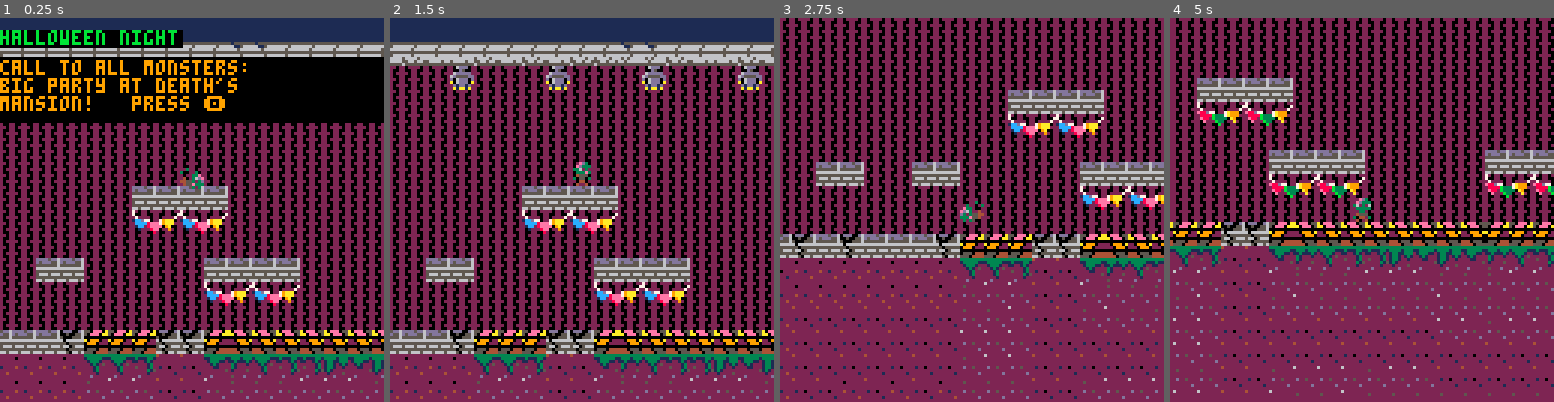
Above: before the commit, frames 1-4 (left to right).
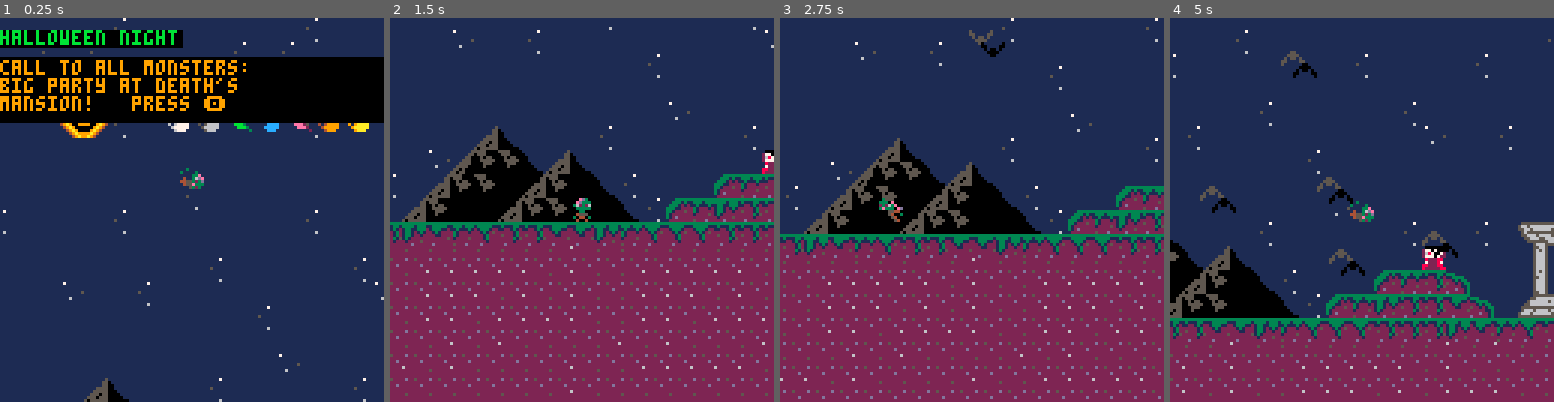
Above: after the commit, the same moments.

Repository: annatehiva/Pico8-game_project
Game: PICO-8 cartridge haunted_manor.p8
The game is run twice, just before and just after one commit, with the same random seed, the same clock (stepped at 60 frames per second) and the same inputs.
Inputs:
- Up to frame 1 (0.25 s): no input
- Up to frame 2 (1.5 s): tap O (Z key) at 0.33, 0.7, 1.43 s; tap X (X key) at 1.07 s
- Up to frame 3 (2.75 s): hold Left 1.97-2.37 s; tap X (X key) at 2.07, 2.4, 2.73 s; tap O (Z key) at 2.22 s
- Up to frame 4 (5 s): hold Right 2.87-3.53 s; tap X (X key) every 0.33 s from 3.07 to 4.73 s; tap O (Z key) at 3.1, 3.98, 4.87 s; hold Up 3.58-4.08 s; hold Right 4.13-4.53 s

The runs differ from the first frame. In frame 1, 75% of the frame differs, in the area x 0-100%, y 0-100%; in frame 2, 68%; in frame 3, 65%; in frame 4, 80%, in the area x 0-100%, y 0-99%.

Commit message:
Version avec nombreuses musiques

Diff:
--- a/haunted_manor.p8
+++ b/haunted_manor.p8
@@ -6,7 +6,7 @@
 function _init()
 	player={
 			sp=1,
-			x=800,
+			x=64,
 			y=15,
 			w=8,
 			h=8,
@@ -282,6 +282,7 @@
 		if player.y>240 and player.x<928 then
 			player.x=15
 			player.y=15
+			music(00,-1)--reload music to the start
 		end
 end
 
@@ -619,20 +620,20 @@
 5959595959595959595959595959595959595959595959595959595959595959595959595959c059c05959595959c059c059595959595959c059576e2e2e2e6e2e2e2e6e2e2e2e6e2e2e2e6e2e2e2e6e2e2e2e6e2e2e2e6e2e2e2e6e2e2e2e6e2e2e2e6e2e2e2e6e2e2e2e6e2e2e2e2e2e2e2e6e2e2e6e2e2e2e6e2e2e2e6e58
 c059595959595959c059595959595959c05959c059595959595959c059595959595959c059595959595959595959595959595959595959595959572e2e2e2e2e2e2e2e2e2e2e2e2e2e2e2e2e2e2e2e2e2e2e2e2e2e2e2e2e2e2e2e2e2e2e2e2e2e2e2e2e2e2e2e2e2e2e2e2e2e2e2e2e2e2e2e2e2e2e2e2e2e2e2e2e2e2e2e58
 5959595959c059595959595959c059595959595959595959c059595959595959c05959595959595959595959c05959595959c0595959c0595959672e2e2e2e2e2e2e2e898a2e2e2e2e2e898a2e2e2e2e2e2e2e2e2e2e2e2e2e2e2e2e2e2e2e2e2e2e2e2e2e2e2e2e2e2e2e2e2e2e2e2e2e2e2e2e2e2e2e2e2e2e2e2e2e2e2e58
-595959595959595959595959595959595959595959595959595959595959595959595959c059c05959595959c059c05959595959595959595959572e2e2e2e2e2e2e2e999a2e2e2e2e2e999a2e2e2e2e2e2e2e2e2e2e2e2e2e2e2e2e2e2e2e2e2e2e2e2e2e2e2e2e2e2e2e2e2e2e2e2e2e2e2e2e2e2e2e2e2e2e2e2e2e2e2e58
-59595959595959595959595959595959595959595959595959595959595959595959595959595959595959595959595959595959c05959c05959672e2e2e2e2e2e2e2ea9aa2e2e2e2e2ea9aa2e2e2e2e2e2e2e2e2e2e2e2e2e2e2e2e2e2e2e2e2e2e2e2e2e2e2e2e2e2e2e2e2e2e2e2e2e2e2e2e2e2e2e2e2e2e2e2e2e2e2e58
-5959595959595959c0595959595959595959595959c0595959595959595959595959c059595959595959c0595959595959595959595959595959672e2e2e2e2e2e2e2eb9ba2e2e2e2e2eb9ba2e2e2e2e2e2e2e2e2e2e2e2e2e2e2e2e2e2e2e2e2e2e4e4e4e4e2e2e2e2e2e2e2e2e2e2e2e2e2e2e2e2e2e2e2e2e4e4e4e4e2e58
-c059595959c059595959595959c059595959c059595959595959c059595959c059595959595959c059595959595959c0595959595959595959c4572e2e2e2e2e2e2e4e4e4e4e4e4e4e4e4e4e2e2e2e2e2e2e2e2e2e2e2e2e2e2e2e2e2e2e2e2e2e2e2e2e2e2e2e2e2e2e2e2e2e2e2e2e2e2e2e2e2e2e2e2e2e2e2e2e2e2e2e58
-595959595959595959595959595959595959595959595959595959c459c45959595959595959595959595959595959595959c059595959595959572e2e2e2e2e2e4e2e2e2e2e2e2e2e2e2e2e2e2e2e2e2e2e2e2e2e2e2e2e2e2e2e2e2e2e2e2e2e2e2e2e2e2e2e2e2e2e2e2e2e2e2e2e2e2e2e808182832e2e2e2e2e2e2e2e68
-595959595959595959c05959595959c0595959595959c0595959595959595959595959c059595959595959c05959595959c059595959c4595959672e2e2e2e2e4e2e2e2e2e2e2e2e2e2e2e2e2e2e2e2e2e2e2e2e2e2e4e4e2e2e4e4e2e2e4e4e2e2e2e2e2e4e4e4e4e2e2e2e2e2e4e4e4e4e2e909192934e4e4e4e2e2e2e2e68
-595959c45959c0595959595959595959c45959c0595959595959595959c45959c059595959595959595959595959595959595959595959595959672e2e2e2e4e2e2e2e2e2e2e2e2e2e2e2e2e2e2e2e2e2e2e2e2e2e2e2e2e2e2e2e2e2e2e2e2e2e2e2e2e2e2e2e2e2e2e2e2e2e2e2e2e2e2e2ea0a1a2a32e2e2e2e2e2e2e2e68
-5959595959595959595959c05959595959595959595959c459595959595959595959595959595959595959595959595959595959595959595959672e2e2e4e2e2e2e2e2e2e2e2e2e2e2e2e2e2e2e2e7d2e2e2e2e2e2e2e2e2e2e2e2e2e2e2e2e2e2e2e2e2e2e2e2e2e2e2e2e2e2e2e2e2e2e2eb0b1b2b32e2e2e2e2e2e2e2e68
+595959595959595959595959595959595959595959595959595959595959595959595959c059c05959595959c059c05959595959595959595959572e2e2e2e2e2e2e2e999a2e2e2e2e2e999a2e2e2e2e2e2e2e2e2e2e2e2e2e2e2e2e2e2e2e2e2e2e2e2e2e2e2e2e2e2e2e2e2e2e2e2e2e2e2e2e2e2e2e2e2e2e132e2e2e2e58
+59595959595959595959595959595959595959595959595959595959595959595959595959595959595959595959595959595959c05959c05959672e2e2e2e2e2e2e2ea9aa2e2e2e2e2ea9aa2e2e2e2e2e2e2e2e2e2e2e2e2e2e2e2e2e2e2e2e2e2e2e2e2e2e2e2e2e2e2e2e2e2e2e2e2e2e2e2e2e2e2e2e2e2e0f2e2e2e2e58
+5959595959595959c0595959595959595959595959c0595959595959595959595959c059595959595959c0595959595959595959595959595959672e2e2e2e2e2e2e2eb9ba2e2e2e2e2eb9ba2e2e2e2e2e2e2e2e2e2e2e2e2e2e2e2e2e2e2e2e2e2e4e4e4e4e2e2e2e2e2e2e2e2e2e2e2e2e2e172e2e2e132e2e4e4e4e4e2e58
+c059595959c059595959595959c059595959c059595959595959c059595959c059595959595959c059595959595959c0595959595959595959c4572e2e2e2e2e2e2e4e4e4e4e4e4e4e4e4e4e2e2e2e2e2e2e2e2e2e2e2e2e2e2e2e2e2e2e2e2e2e2e2e2e2e2e2e2e2e2e2e2e2e282e2e2e2e2e2e2e2e2e0a0b2e2e2e2e2e2e58
+595959595959595959595959595959595959595959595959595959c459c45959595959595959595959595959595959595959c059595959595959572e2e2e2e2e2e4e2e2e2e2e2e2e2e2e2e2e2e2e2e2e2e2e2e2e2e2e2e2e2e2e2e2e2e2e2e2e2e2e2e2e2e2e2e2e2e2e2e2e2e2e2e2e0e2e2e2e2e2e2e1a1b2e2e2e2e2e2e68
+595959595959595959c05959595959c0595959595959c0595959595959595959595959c059595959595959c05959595959c059595959c4595959672e2e2e2e2e4e2e2e2e2e2e2e2e2e2e2e2e2e2e2e2e2e2e2e2e2e2e4e4e2e2e4e4e2e2e4e4e2e2e2e2e2e4e4e4e4e2e2e2e2e2e4e4e4e4e2e2e2e2e2e4e4e4e4e2e2e2e2e68
+595959c45959c0595959595959595959c45959c0595959595959595959c45959c059595959595959595959595959595959595959595959595959672e2e2e2e4e2e2e2e2e2e2e2e2e2e2e2e2e2e2e2e2e2e2e2e2e2e2e2e2e2e2e2e2e2e2e2e2e2e2e2e2e2e2e2e2e2e2e2e2e2e2e2e2e2e2e2e2e2a2b2e2e2e2e2e2e2e2e2e68
+5959595959595959595959c05959595959595959595959c459595959595959595959595959595959595959595959595959595959595959595959672e2e2e4e2e2e2e2e2e2e2e2e2e2e2e2e2e2e2e2e7d2e2e2e2e2e2e2e2e2e2e2e2e2e2e2e2e2e2e2e2e2e2e2e2e2e2e2e2e2e2e2e2e2e2e2e2e3a3b2e2e2e2e2e2e2e2e2e68
 5959595959595959595959595959595959595959595959595959c0595959595959595959595959c059595959595959c059595959595959c05959778f8f4f4e4e4e4e4e4e4e4e4f8f4f4e4e4e4e4e4e4e4e4e4e4e4e4f8f8f8f4f8f4f8f8f8f4f3d3d3d4f4f3d3e3e3e3e3e3e3e3e3d3d3d3d3d3d3e3e3e3e3e3e3e3d3d3d3e7c
 595959595959595959595959c4595959595959595959595959595959595959595959595959595959595959c05959595959595947484b4c59e14140696a694140404343424442696a69414140404342434441424344696a69696a6a6a6a6a6a6a4141406969434441404042434243444140404340424342434441444140404343
 59595959c6c3595959c05959595959c05959c0594748494a494a4a494b4c59595959595959c45959c059595959595959c059c059595959e2e350506a696a50646464506450646a696a5050506464506464646464506a696a6a6a6a6a6a6a6a6a5064646969645050506464645050506464646464646450505064646464645050
 5959c4c1c2c2c3d0c3595959595959593559595957585959597273595b5cc05959595959595959595959595959595959474c5959595959f2e364506a696950646450646464646a69695050645064505050646464506a69696a696969696969695050646969506450505050506450505050505050506464505050505050505064
-c059d0c2c2d3e0c2d3c3c0595959454440465959676859c0597475596b6c59595959c459595959c0595959595959595959c059595959c0f2f364506a696a64506450505064646a696a6450506450645064505050506a696a6a696969696969696464646969696969696969696464506464646450645064645064646464506450
-59d0c2d3d3e0c2c2d3d3c3c045444240404346597778797a7a7a797a7b7c5959c05959595959595959c45959c0474c595959595959595959f364506a6a6a50646464646450506a6a6a5050505050506464646450506a6a6a6a696969696969695064646969696969696969696969696969696464645050645050506464646450
+c059d0c2c2d3e0c2d3c3c0595959454440465959676859c0597475596b6c59595959c459596d59c0595959595959595959c059595959c0f2f364506a696a64506450505064646a696a6450506450645064505050506a696a6a696969696969696464646969696969696969696464506464646450645064645064646464506450
+59d0c2d3d3e0c2c2d3d3c3c045444240404346597778797a7a7a797a7b7c5959c0595959597d595959c45959c0474c595959595959595959f364506a6a6a50646464646450506a6a6a5050505050506464646450506a6a6a6a696969696969695064646969696969696969696969696969696464645050645050506464646450
 40424344414040434342444141414040404243444140404343424440424344414042434441404043434244c7595959595959c059c05959c0e350506a6a6a50505050505050646a6a6a5050506450506464646464506a6a6a6a69696a696a696a5050506969506464645064646969696969696950505064646464645050505050
 50505050505050506450505050505050506450645050505050505050645064505050505050505064506464d7595959c05959595959595959f364506a6a6a50646464645064506a6a6a5064646450505050505064646a6a6a6a6a696a696a696a50646469696450506450505050505050505959597f5050505050505064506450
 50506464646464506450506464646464506450505050646464646450645050505064646464645064505050e7e85959595959595959595959e36450696969505050646464645069696950505064646464506450506469696969696969696969695050646464646464646464646464646464465959597f50505064646464645050
Not shown, changed: the music (__music__) section of haunted_manor.p8
Not shown, changed: the sound effects (__sfx__) section of haunted_manor.p8
